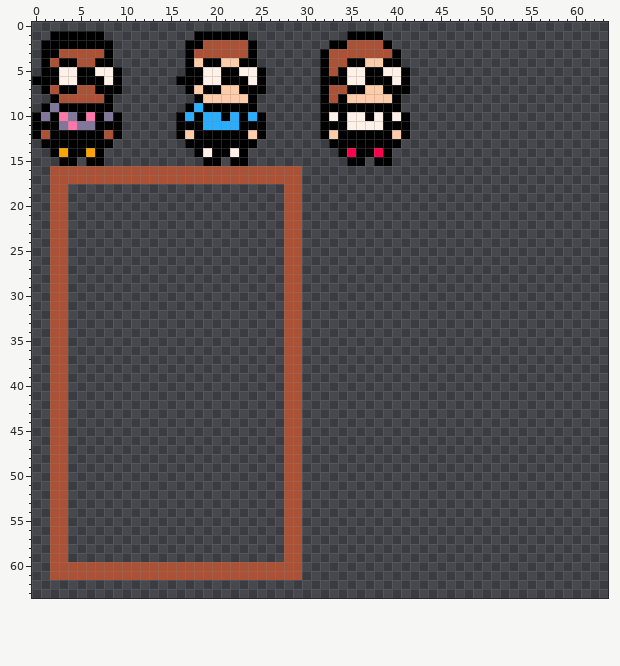
One commit to this pixel-art file: library_game/spritesheets/designs.ase. The picture above is the old version.
64x64 pixels, 1 frame.
New version:
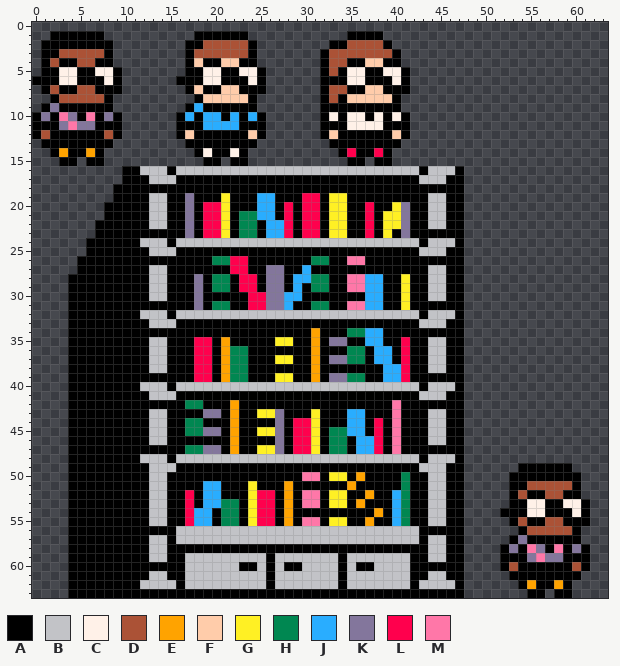
Palette (. is transparent): A #000000  B #c2c3c7  C #fff1e8  D #ab5236  E #ffa300  F #ffccaa  G #fff024  H #008751  J #29adff  K #83769c  L #ff004d  M #ff77a8
Edits made:
layer "Layer 1" now hidden
layer "Layer 1 #2" added
@@ x 0..63 @@
 15 ...AA.AA...........AA.AA...........AA.AA........................
-16 ..DDDDDDDDDDDDDDDDDDDDDDDDDDDD..................................
-17 ..DDDDDDDDDDDDDDDDDDDDDDDDDDDD..................................
-18 ..DD........................DD..................................
-19 ..DD........................DD..................................
-20 ..DD........................DD..................................
-21 ..DD........................DD..................................
-22 ..DD........................DD..................................
-23 ..DD........................DD..................................
-24 ..DD........................DD..................................
-25 ..DD........................DD..................................
-26 ..DD........................DD..................................
-27 ..DD........................DD..................................
-28 ..DD........................DD..................................
-29 ..DD........................DD..................................
-30 ..DD........................DD..................................
-31 ..DD........................DD..................................
-32 ..DD........................DD..................................
-33 ..DD........................DD..................................
-34 ..DD........................DD..................................
-35 ..DD........................DD..................................
-36 ..DD........................DD..................................
-37 ..DD........................DD..................................
-38 ..DD........................DD..................................
-39 ..DD........................DD..................................
-40 ..DD........................DD..................................
-41 ..DD........................DD..................................
-42 ..DD........................DD..................................
-43 ..DD........................DD..................................
-44 ..DD........................DD..................................
-45 ..DD........................DD..................................
-46 ..DD........................DD..................................
-47 ..DD........................DD..................................
-48 ..DD........................DD..................................
-49 ..DD........................DD..................................
-50 ..DD........................DD..................................
-51 ..DD........................DD..................................
-52 ..DD........................DD..................................
-53 ..DD........................DD..................................
-54 ..DD........................DD..................................
-55 ..DD........................DD..................................
-56 ..DD........................DD..................................
-57 ..DD........................DD..................................
-58 ..DD........................DD..................................
-59 ..DD........................DD..................................
-60 ..DDDDDDDDDDDDDDDDDDDDDDDDDDDD..................................
-61 ..DDDDDDDDDDDDDDDDDDDDDDDDDDDD..................................
-62 ................................................................
-63 ................................................................
+16 ..........AABBBABBBBBBBBBBBBBBBBBBBBBBBBBBBABBBA................
+17 ..........AAABBBAAAAAAAAAAAAAAAAAAAAAAAAAAABBBAA................
+18 .........AAAAAAAAAAAAAAAAAAAAAAAAAAAAAAAAAAAAAAA................
+19 .........AAAABBAAKAAAGAAAJJAAALLAGGAAAAAAAAABBAA................
+20 ........AAAAABBAAKALLGAAAJJALALLAGGAALAAGKAABBAA................
+21 ........AAAAABBAAKALLGAHHJJALALLAGGAALAGGKAABBAA................
+22 .......AAAAAABBAAKALLGAHHAJJLALLAGGAALAGGKAABBAA................
+23 .......AAAAAAAAAAKALLGAHHAJJLALLAGGAALAGAKAAAAAA................
+24 ......AAAAAABBBABBBBBBBBBBBBBBBBBBBBBBBBBBBABBBA................
+25 ......AAAAAAABBBAAAAAAAAAAAAAAAAAAAAAAAAAAABBBAA................
+26 .....AAAAAAAAAAAAAAAHHLLAAAAAAAHHAAMMAAAAAAAAAAA................
+27 .....AAAAAAAABBAAAAAAALLAAKKAAJAAAAAAAAAAAAABBAA................
+28 ....AAAAAAAAABBAAAKAHHALLAKKAJJHHAAMMJJAAGAABBAA................
+29 ....AAAAAAAAABBAAAKAHHALLAKKAJAHHAAMMJJAAGAABBAA................
+30 ....AAAAAAAAABBAAAKAAAAALLKKJJAAAAAAAJJAAGAABBAA................
+31 ....AAAAAAAAAAAAAAKAHHAALLKKJAAHHAAMMJJAAGAAAAAA................
+32 ....AAAAAAAABBBABBBBBBBBBBBBBBBBBBBBBBBBBBBABBBA................
+33 ....AAAAAAAAABBBAAAAAAAAAAAAAAAAAAAAAAAAAAABBBAA................
+34 ....AAAAAAAAAAAAAAAAAAAAAAAAAAAEAAAHHJJAAAAAAAAA................
+35 ....AAAAAAAAABBAAALLAEAAAAAGGAAEAKKAAJJAALAABBAA................
+36 ....AAAAAAAAABBAAALLAEHHAAAAAAAEAAAHHAJJALAABBAA................
+37 ....AAAAAAAAABBAAALLAEHHAAAGGAAEAKKHHAJJALAABBAA................
+38 ....AAAAAAAAABBAAALLAEHHAAAAAAAEAAAAAAAJJLAABBAA................
+39 ....AAAAAAAAAAAAAALLAEHHAAAGGAAEAKKHHAAJJLAAAAAA................
+40 ....AAAAAAAABBBABBBBBBBBBBBBBBBBBBBBBBBBBBBABBBA................
+41 ....AAAAAAAAABBBAAAAAAAAAAAAAAAAAAAAAAAAAAABBBAA................
+42 ....AAAAAAAAAAAAAHHAAAEAAAAAAAAAAAAAAAAAMAAAAAAA................
+43 ....AAAAAAAAABBAAAAKKAEAAGGKAAAGAAAJJAAAMAAABBAA................
+44 ....AAAAAAAAABBAAHHAAAEAAAAKALLGAAAJJALAMAAABBAA................
+45 ....AAAAAAAAABBAAHHKKAEAAGGKALLGAHHJJALAMAAABBAA................
+46 ....AAAAAAAAABBAAAAAAAEAAAAKALLGAHHAJJLAMAAABBAA................
+47 ....AAAAAAAAAAAAAHHKKAEAAGGKALLGAHHAJJLAMAAAAAAA................
+48 ....AAAAAAAABBBABBBBBBBBBBBBBBBBBBBBBBBBBBBABBBA................
+49 ....AAAAAAAAABBBAAAAAAAAAAAAAAAAAAAAAAAAAAABBBAA......AAAAAA....
+50 ....AAAAAAAAABBAAAAAAAAAAAAAAAMMAGGAEAAAAHAABBAA.....AAAAAAAA...
+51 ....AAAAAAAAABBAAAAJJAAAGAAAEAAAAAAEAAAAAHAABBAA.....AADDDDDA...
+52 ....AAAAAAAAABBAALAJJAAAGLLAEAMMAGGAAEAAJHAABBAA.....ADAADDAA...
+53 ....AAAAAAAAABBAALAJJHHAGLLAEAMMAGGAEAAAJHAABBAA.....AACCAACCA..
+54 ....AAAAAAAAABBAALJJAHHAGLLAEAAAAAAAAAEAJHAABBAA....AAACCAAACA..
+55 ....AAAAAAAAABBAALJJAHHAGLLAEAMMAGGAAEAAJHAABBAA.....ADAADDAAA..
+56 ....AAAAAAAAAAAABBBBBBBBBBBBBBBBBBBBBBBBBBBAAAAA......ADDDDDA...
+57 ....AAAAAAAAABBABBBBBBBBBBBBBBBBBBBBBBBBBBBABBAA.....AKAAAAAA...
+58 ....AAAAAAAAABBAAAAAAAAAAAAAAAAAAAAAAAAAAAAABBAA....AKAMKAMAKA..
+59 ....AAAAAAAAABBAABBBBBBBBBABBBBBBBABBBBBBBAABBAA....AAAKMKKAAA..
+60 ....AAAAAAAAAAAAABBBBBBAABABAABBBBABAABBBBAAAAAA....ADAAAAAADA..
+61 ....AAAAAAAAABBAABBBBBBBBBABBBBBBBABBBBBBBAABBAA.....AAAAAAAA...
+62 ....AAAAAAAABBBBABBBBBBBBBABBBBBBBABBBBBBBABBBBA......AEAAEA....
+63 ....AAAAAAAAAAAAAAAAAAAAAAAAAAAAAAAAAAAAAAAAAAAA.......AA.AA....
Changed places in both pictures, as pixel boxes (x1, y1, x2, y2):
changed: (50, 166, 464, 598)
added: (500, 463, 590, 598)
